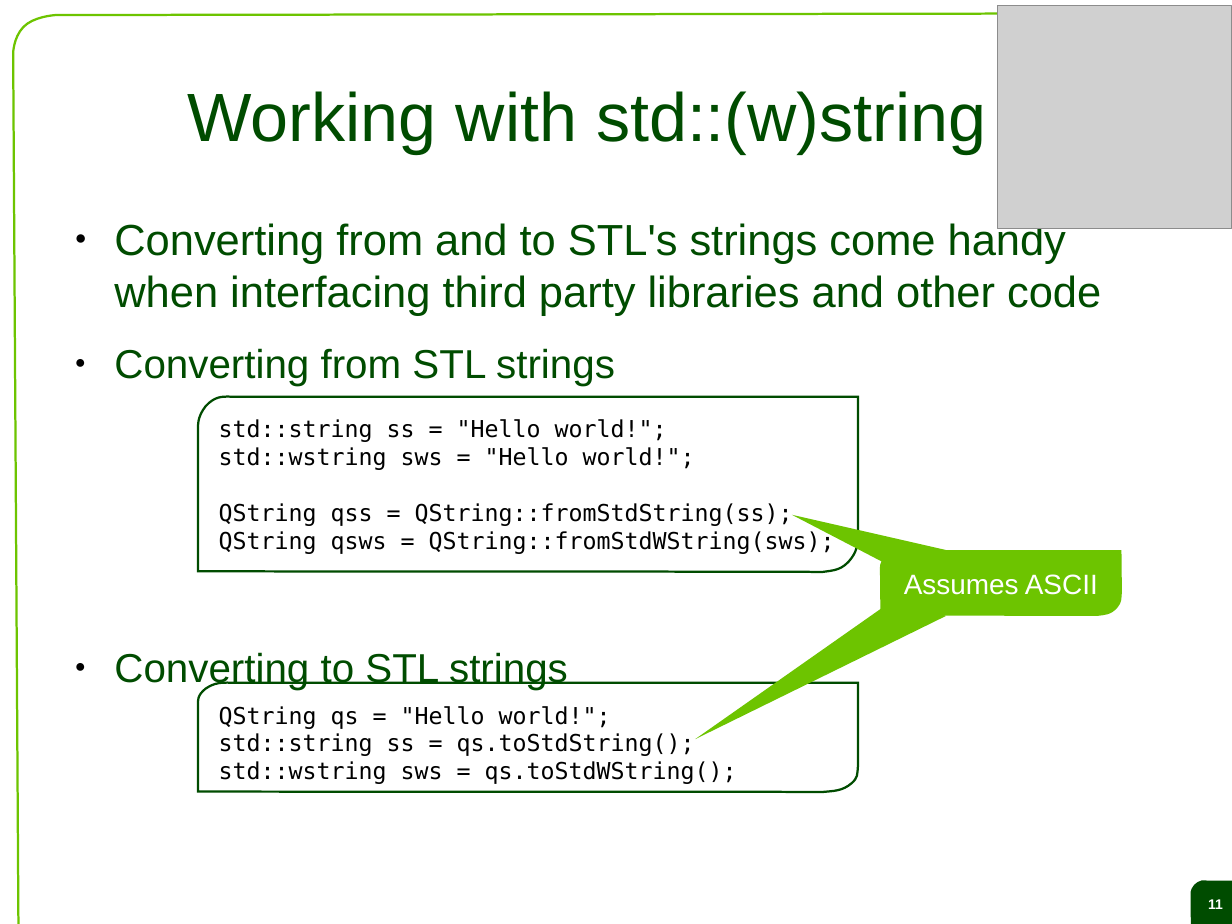
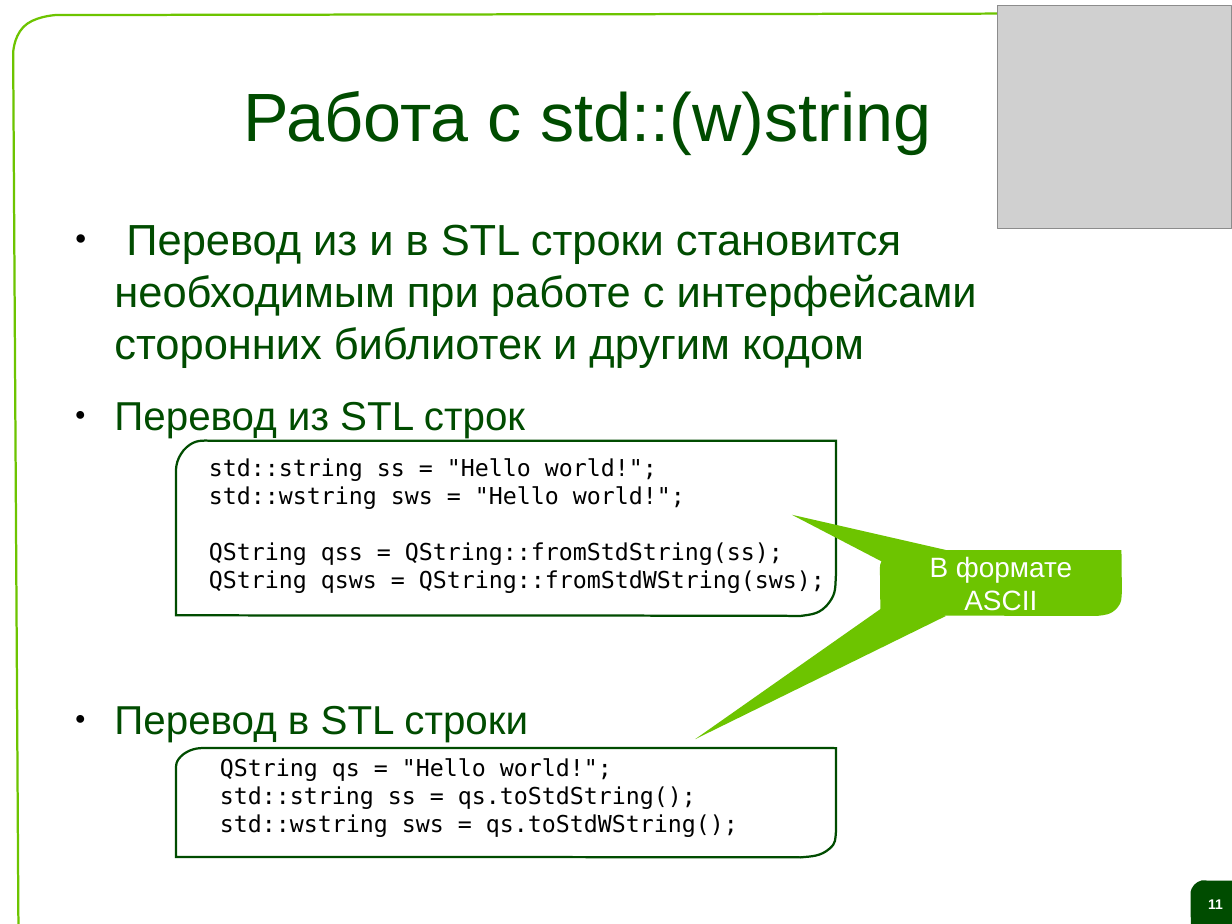
Before and after one commit to saa/qecm, a slide deck: slide 11 of Lectures and Exercises/L04 - Datatypes collections and files/L4 Slides.odp. Drawn at 1232x924 pixels with LibreOffice and Linux fonts; fonts in the diff are those of the drawing; grey boxes stand for pictures; background and template pictures are left out. Boxes give left, top, right and bottom in pixels: in the first picture for what was removed or moved away, otherwise in the second. Text is boxed around its words. In the diff, an @@ line names an element or a change of style, - is before the commit and + after.

```diff
--- a/Lectures and Exercises/L04 - Datatypes collections and files/L4 Slides.odp
+++ b/Lectures and Exercises/L04 - Datatypes collections and files/L4 Slides.odp
@@ title at (x1=243, y1=91, x2=932, y2=153): text changed @@
-Working with std::(w)string
+Работа с std::(w)string
@@ text at (x1=114, y1=224, x2=977, y2=742): text changed @@
-● Converting from and to STL's strings come handy when interfacing third party libraries and other code
-● Converting from STL strings
-● Converting to STL strings
+● Перевод из и в STL строки становится необходимым при работе с интерфейсами сторонних библиотек и другим кодом
+● Перевод из STL строк
+● Перевод в STL строки
@@ freeform shape moved from (x1=198, y1=397, x2=859, y2=572) to (x1=176, y1=440, x2=836, y2=616) @@
@@ text "std::string ss = "Hello world!";" moved from (x1=219, y1=419, x2=835, y2=554) to (x1=209, y1=458, x2=825, y2=593) @@
@@ text in freeform shape at (x1=930, y1=556, x2=1072, y2=616): text changed @@
-Assumes ASCII
+В формате ASCII
@@ freeform shape moved from (x1=198, y1=683, x2=859, y2=793) to (x1=176, y1=748, x2=836, y2=857) @@
@@ text "QString qs = "Hello world!";" moved from (x1=219, y1=706, x2=737, y2=784) to (x1=220, y1=758, x2=738, y2=837) @@
```
Also in this commit, not shown: 23 other slides changed, 40 slides added, 41 slides removed.
